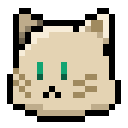
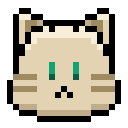
Layer changes from the first w=128, h=128 image to the second:
renamed "Group 1 copy" to "Idle", showed it over [7, 14, 115, 122]
renamed "Group 1 copy 2" to "Side", hid it over [7, 14, 115, 122]
